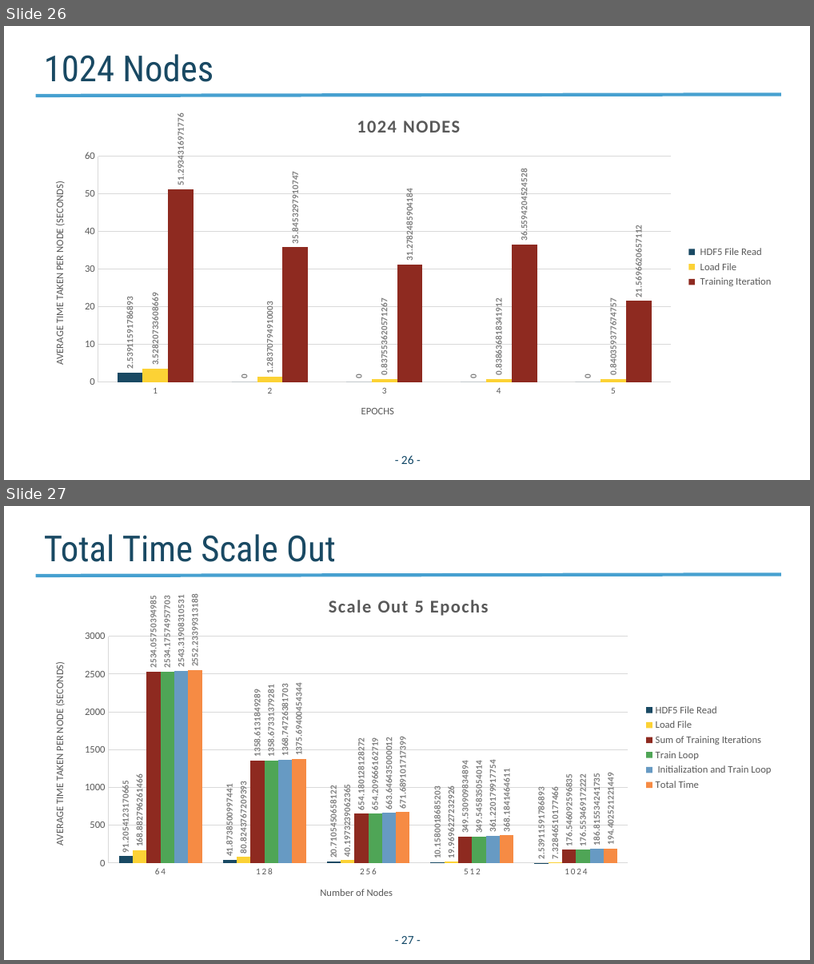
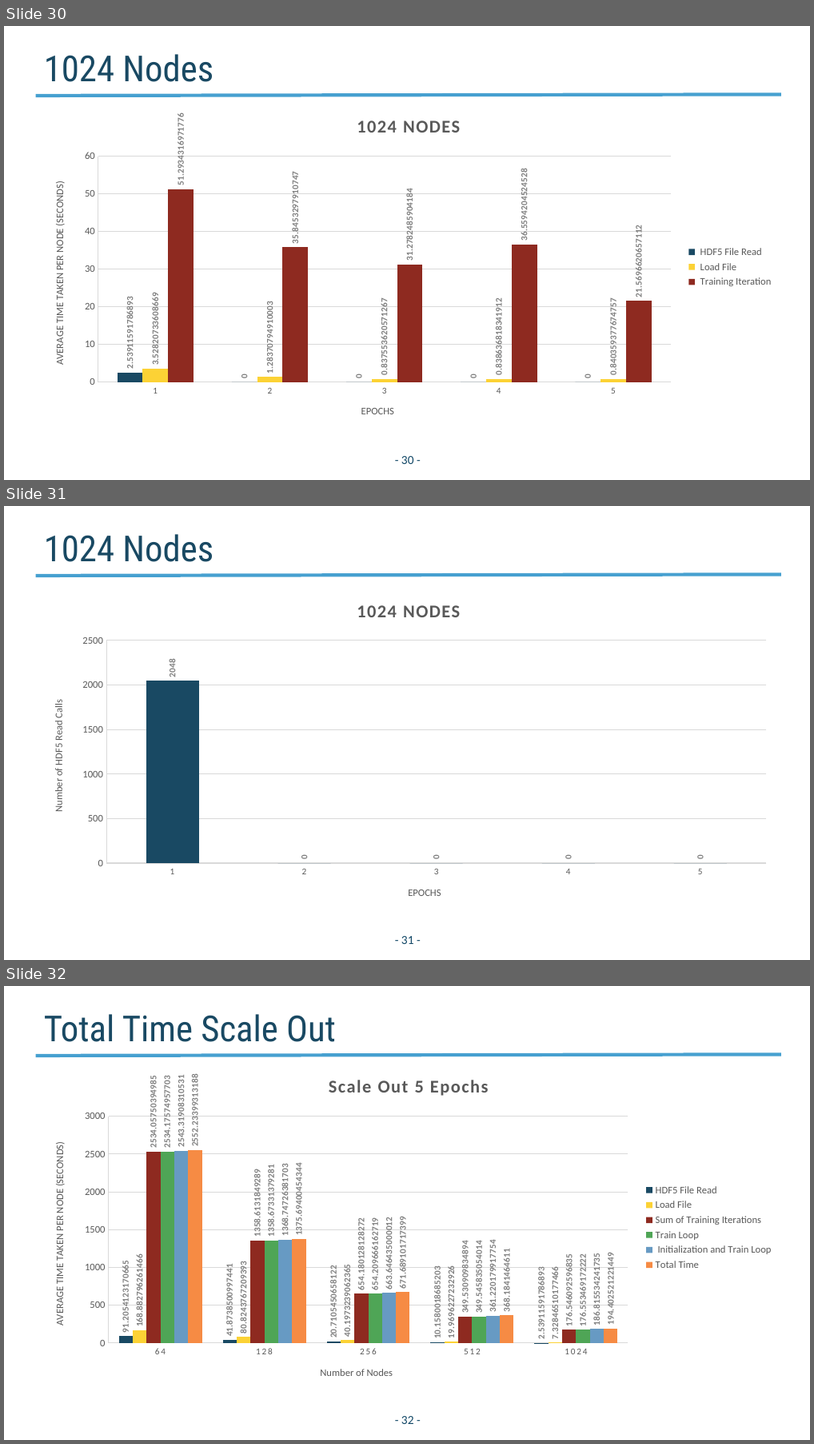
Before and after one commit to NERSC/DL-Parallel-IO, a slide deck: related_works/summary_slides/Project_Progress_Time_Breakdown_IO_20180629.pptx. Shown one above the other, each under a label of ours: slides 26 and 27 before the commit, slides 30, 31 and 32 after it. The pictures are 814x964 and 814x1444 pixels, drawn with LibreOffice and Linux fonts; fonts in the diff are those of the drawing; background and template pictures are left out. Boxes give left, top, right and bottom in pixels: in the first picture for what was removed or moved away, otherwise in the second. Text is boxed around its words. In the diff, an @@ line names an element or a change of style, - is before the commit and + after.

```diff
--- a/related_works/summary_slides/Project_Progress_Time_Breakdown_IO_20180629.pptx
+++ b/related_works/summary_slides/Project_Progress_Time_Breakdown_IO_20180629.pptx
@@ slide 31 added at (x1=4, y1=506, x2=810, y2=960), background #FFFFFF; not listed: 1 template element that a slide beside it also shows @@
@@ title added at (x1=44, y1=534, x2=214, y2=562), 32 pt, text #194963 @@
+1024 Nodes
@@ column chart added at (x1=35, y1=584, x2=782, y2=915) @@
+title "1024 NODES "
+categories: 1, 2, 3, 4, 5
+Series 1: 2048, 0, 0, 0, 0
@@ page number added at (x1=402, y1=936, x2=414, y2=944), 11 pt, text #114766 @@
+- 31 -
@@ what was slide 26 is now slide 30 @@
@@ page number at (x1=402, y1=456, x2=414, y2=464): text changed @@
-- 26 -
+- 30 -
@@ what was slide 27 is now slide 32 @@
@@ page number at (x1=402, y1=1416, x2=414, y2=1424): text changed @@
-- 27 -
+- 32 -
```
Also in this commit, not shown: 5 other slides added.
